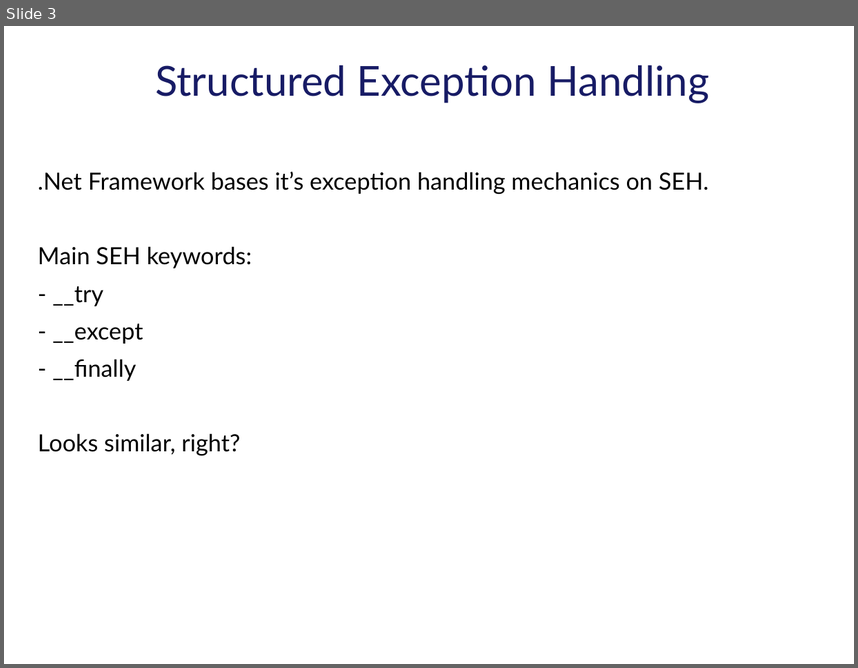
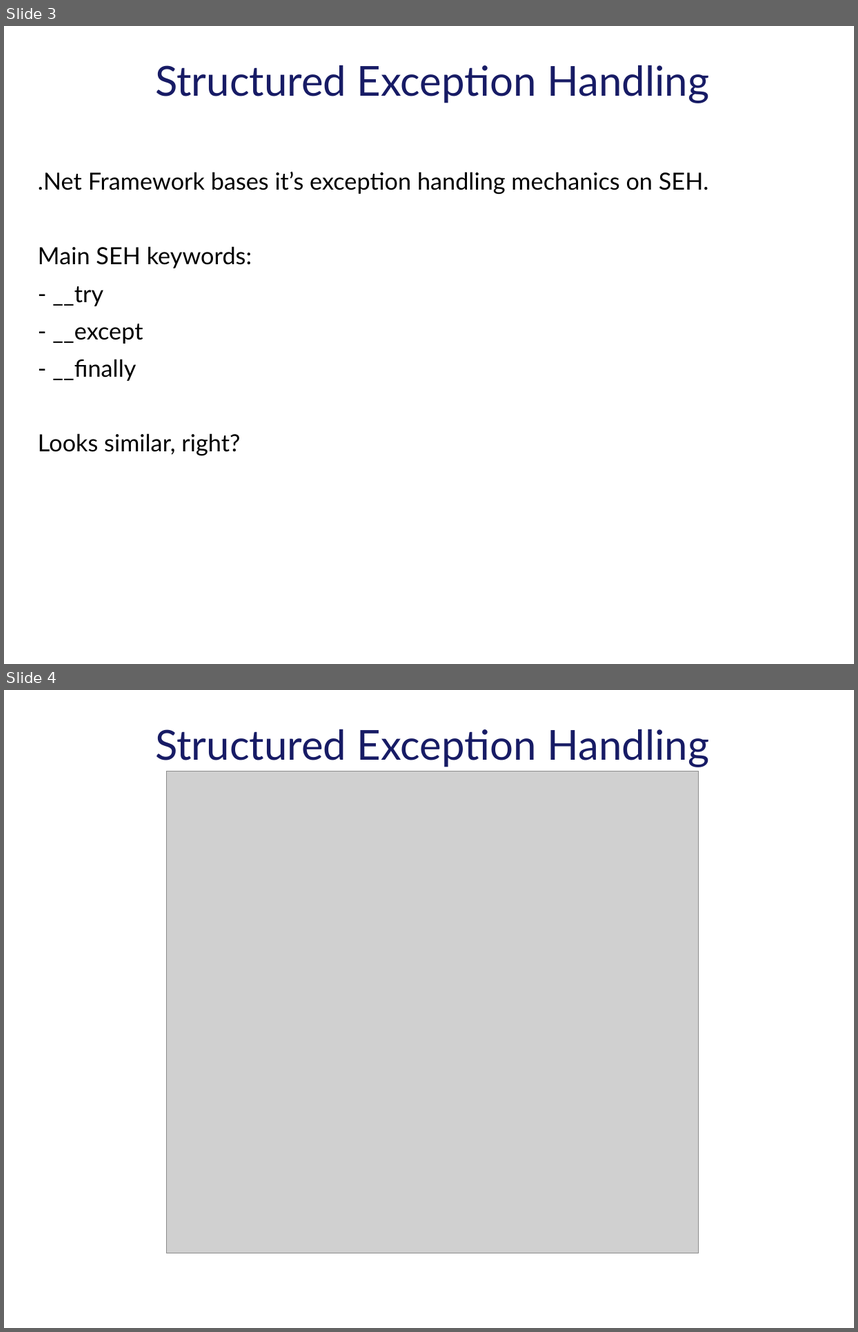
Before and after one commit to tarasiscom/Lv-273, a slide deck: education/Exceptions_ in-depth_Presentation_Puhach_Ivan.pptx. Shown one above the other, each under a label of ours: slide 3 before the commit, slides 3 and 4 after it. The pictures are 858x668 and 858x1332 pixels, drawn with LibreOffice and Linux fonts; fonts in the diff are those of the drawing; grey boxes stand for pictures; background and template pictures are left out. Boxes give left, top, right and bottom in pixels: in the first picture for what was removed or moved away, otherwise in the second. Text is boxed around its words. In the diff, an @@ line names an element or a change of style, - is before the commit and + after.

```diff
--- a/education/Exceptions_ in-depth_Presentation_Puhach_Ivan.pptx
+++ b/education/Exceptions_ in-depth_Presentation_Puhach_Ivan.pptx
@@ slide 4 added at <box>4,690,854,1328</box>, background #FFFFFF @@
@@ title added at <box>155,729,710,767</box>, 35 pt, text #171B65 @@
+Structured Exception Handling
@@ picture added at <box>166,771,699,1253</box> @@
```
Also in this commit, not shown: 1 slide changed, 1 other slide added.
